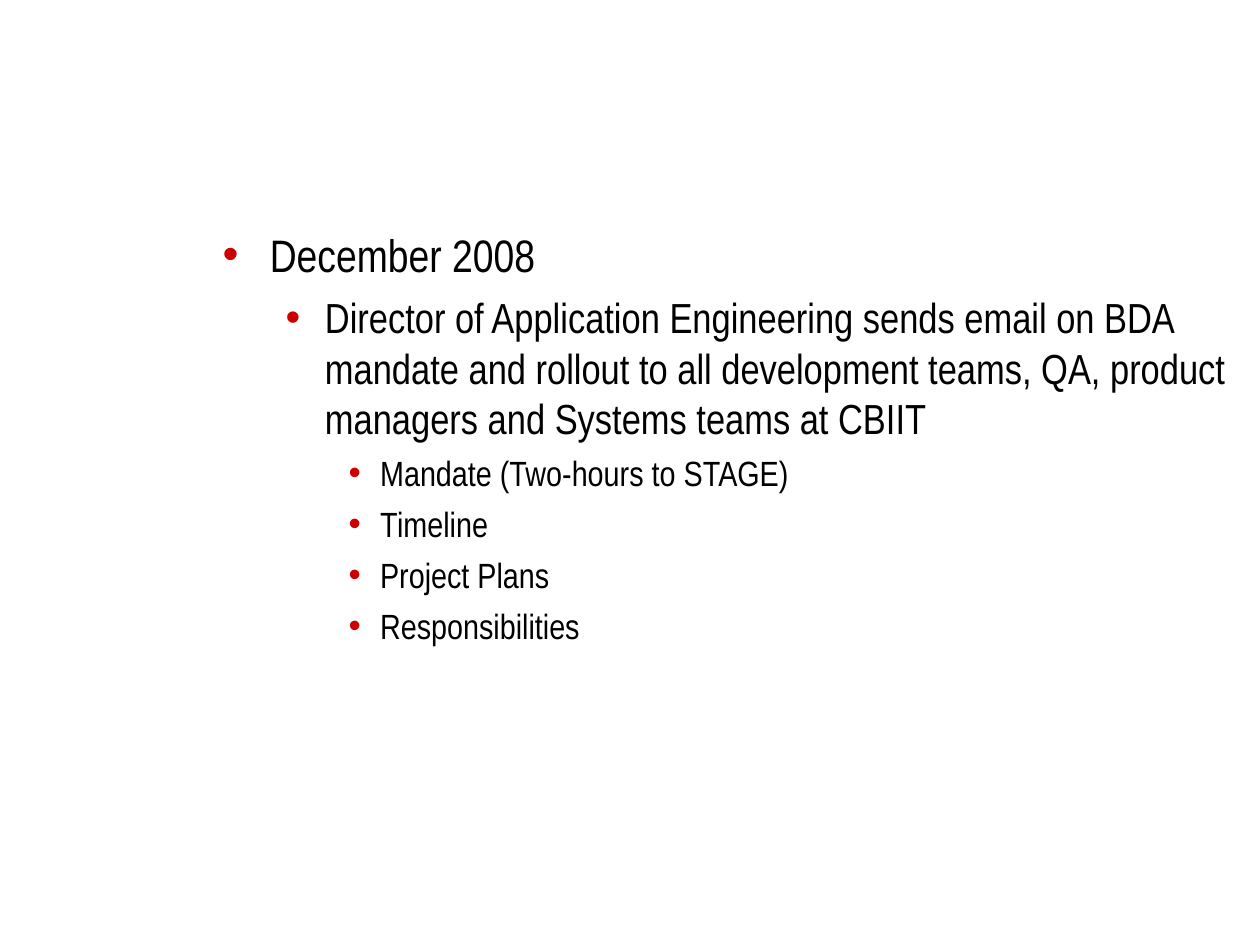
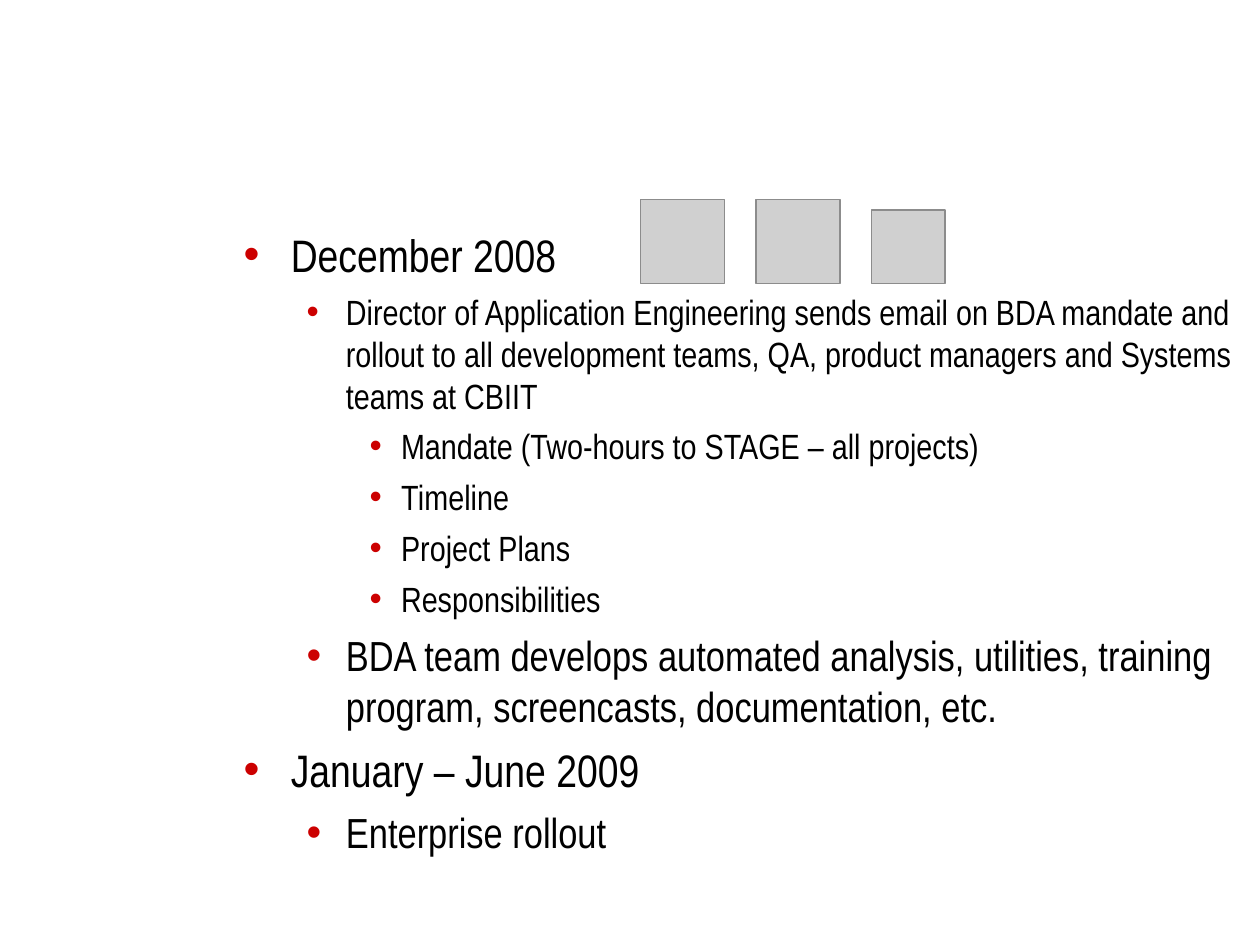
Before and after one commit to NCIP/automation, a slide deck: slide 5 of docs/roadmap/bda-roadmap.ppt (slide 6 before the commit). Drawn at 1260x945 pixels with LibreOffice and Linux fonts; fonts in the diff are those of the drawing; grey boxes stand for pictures; background and template pictures are left out. Boxes give left, top, right and bottom in pixels: in the first picture for what was removed or moved away, otherwise in the second. Text is boxed around its words. In the diff, an @@ line names an element or a change of style, - is before the commit and + after.

```diff
--- a/docs/roadmap/bda-roadmap.ppt
+++ b/docs/roadmap/bda-roadmap.ppt
@@ picture added at (640, 199, 724, 284) @@
@@ picture added at (756, 199, 840, 284) @@
@@ text "December 2008": place and size @@
-text "December 2008" at (270, 239, 1225, 646)
+text "December 2008" at (291, 239, 1231, 857)
@@ picture added at (872, 210, 945, 284) @@
@@ text at (346, 299, 1231, 410): size 24 to 20 pt in "Director of Application Engineering sends email on ..."; less space between paragraphs @@
@@ text at (401, 433, 979, 467): text changed @@
-    • Mandate (Two-hours to STAGE)
+    • Mandate (Two-hours to STAGE – all projects)
@@ text at (291, 640, 1211, 857): paragraphs added @@
+  • BDA team develops automated analysis, utilities, training program, screencasts, documentation, etc.
+• January – June 2009
+  • Enterprise rollout
```
Also in this commit, not shown: 5 other slides changed, 3 slides added, 2 slides removed, 1 other file.
